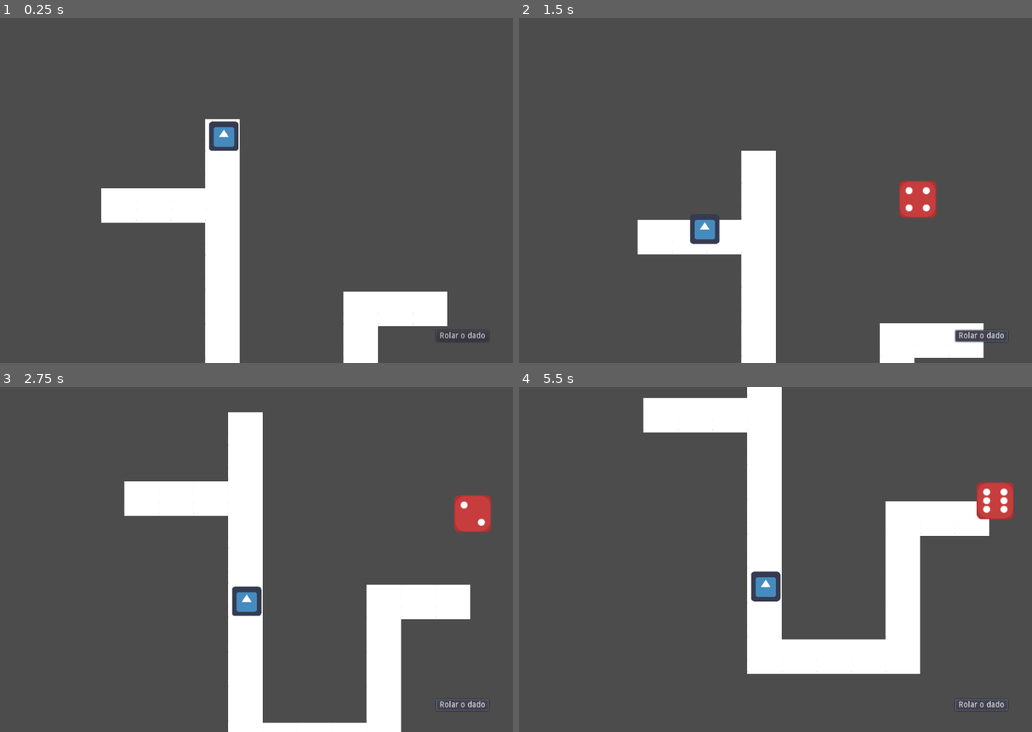
Above: before the commit, frames 1-4 (two rows, left to right).
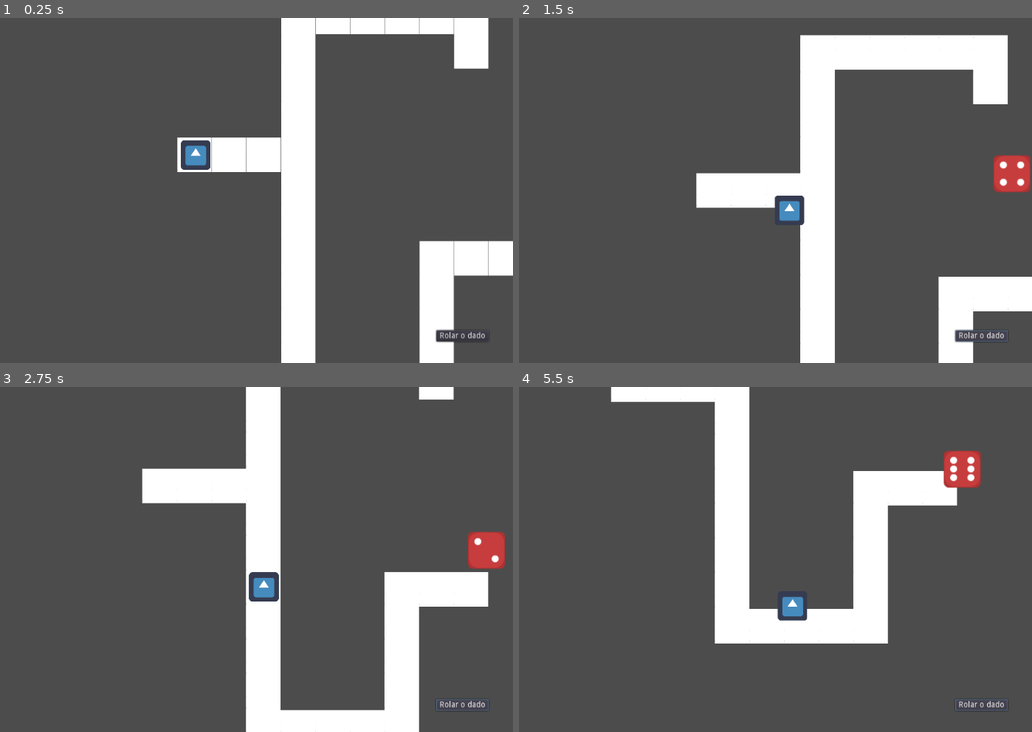
Above: after the commit, the same moments.

Repository: Grupo3-resto/CorridaAgil
Game: Godot game, scene res://main.tscn
Same seed, same stepped clock (60 frames per second), same inputs: the game is played once before the commit and once after it. The engine's default icon, where the game draws it, is replaced by a stand-in: a white triangle on a blue panel in a dark square.
Inputs:
- Up to frame 1 (0.25 s): no input
- Up to frame 2 (1.5 s): click "Rolar o dado" at 0.5 s; click "Rolar o dado" at 1.25 s
- Up to frame 3 (2.75 s): click "Rolar o dado" at 2 s
- Up to frame 4 (5.5 s): tap Enter at 4.25 s

The runs differ from the first frame. In frame 1, 22% of the frame differs, in the area x 19-100%, y 0-100%; in frame 2, 22%; in frame 3, 15%; in frame 4, 24%, in the area x 17-97%, y 0-84%.

Commit message:
melhoria na movimentação/ obs: ainda falta concertar o caminho que o player faz para chegar em uma determinada celula

Diff:
--- a/Game/Player.gd
+++ b/Game/Player.gd
@@ -12,7 +12,6 @@
 
 func _process(delta):
 	velocity = (target - position).normalized() * speed * delta
-
 	if(position - target).length() < 5:
 		velocity = Vector2(0,0)
 	position += velocity
--- a/Game/TileMap.gd
+++ b/Game/TileMap.gd
@@ -1,13 +1,12 @@
 extends TileMap
 
-var tile_size = get_cell_size()
-var half_tile_size = tile_size / 2
-var grid = get_used_cells ()
-var player_tile = 0
+var half_tile_size = get_cell_size() / 2
+var grid = get_used_cells ()  #array de todas as celulas usadas
+var player_tile = grid.find(Vector2(0,0)) #guarda o id da celula que o player esta posicionado
+var passed_cell = [Vector2(0,0)]
 
-
-func get_center(pos):
-	pos = map_to_world(pos)
+func get_center(cell):
+	var pos = map_to_world(cell)
 	pos.x += half_tile_size.x
 	pos.y += half_tile_size.y
 	return pos
@@ -17,6 +16,42 @@
 	$Player.start(get_center(grid[player_tile]))
 
 
-func update_player(distance):
-		player_tile += distance
-		$Player.target = get_center(grid[player_tile])
+func search_for_neighbors(cell):
+	var aux = cell
+	var neighbors = []
+# na direita
+	aux.x = cell.x + 1
+	aux.y = cell.y
+	if grid.has(aux) and !passed_cell.has(aux):
+		neighbors.push_back(aux)
+# em baxo
+	aux = cell
+	aux.x = cell.x
+	aux.y = cell.y + 1
+	if grid.has(aux)  and !passed_cell.has(aux):
+		neighbors.push_back(aux)
+# na esquerda
+	aux = cell
+	aux.x = cell.x - 1
+	aux.y = cell.y
+	if grid.has(aux) and !passed_cell.has(aux):
+		neighbors.push_back(aux)
+# em cima
+	aux = cell
+	aux.x = cell.x
+	aux.y = cell.y - 1
+	if grid.has(aux)  and !passed_cell.has(aux):
+		neighbors.push_back(aux)
+
+	return neighbors
+
+
+func update_player(distance, pos):
+	var cell = world_to_map(pos)
+	for i in range(distance):
+		var neighbors = search_for_neighbors(cell)
+		if neighbors.size() > 0:
+			cell = neighbors[0]
+			passed_cell.push_back(cell)
+			player_tile = grid.find(cell)
+			$Player.target = get_center(grid[player_tile])
--- a/Game/TileMap.tscn
+++ b/Game/TileMap.tscn
@@ -4,7 +4,7 @@
 [ext_resource path="res://TileMap.gd" type="Script" id=2]
 [ext_resource path="res://Player.tscn" type="PackedScene" id=3]
 
-[node name="TileMap" type="TileMap"]
+[node name="TileMap" type="TileMap" index="0"]
 
 mode = 0
 tile_set = ExtResource( 1 )
@@ -22,7 +22,7 @@
 collision_mask = 1
 occluder_light_mask = 1
 format = 1
-tile_data = PoolIntArray( -131069, 1073741825, 0, -65533, 107374182 …(468 unchanged characters)…
+tile_data = PoolIntArray( -262141, 1, 0, -262140, 1, 0, -262139, 1, 0, -262138, 1, 0, -262137, 1, 0, -262136, 1, 0, -196605, 1, 0, -196600, 1, 0, -131069, 1073741825, 0, -65533, 107374182 …(468 unchanged characters)…
 script = ExtResource( 2 )
 _sections_unfolded = [ "Cell", "Collision", "Transform" ]
 
--- a/Game/main.gd
+++ b/Game/main.gd
@@ -5,5 +5,5 @@
 func roll_dice():
 	randomize()
 	var distance = randi()%6 + 1
-	$TileMap.update_player(distance)
 	$Dice.show_result(distance, $TileMap/Player.position)
+	$TileMap.update_player(distance, $TileMap/Player.position)
